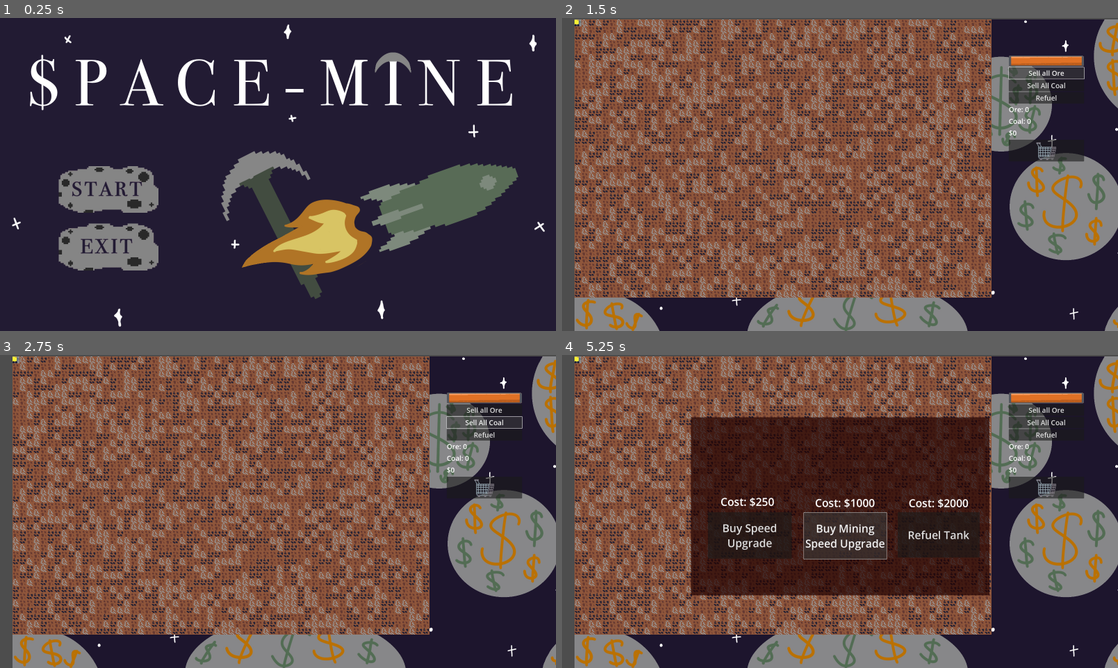
Above: before the commit, frames 1-4 (two rows, left to right).
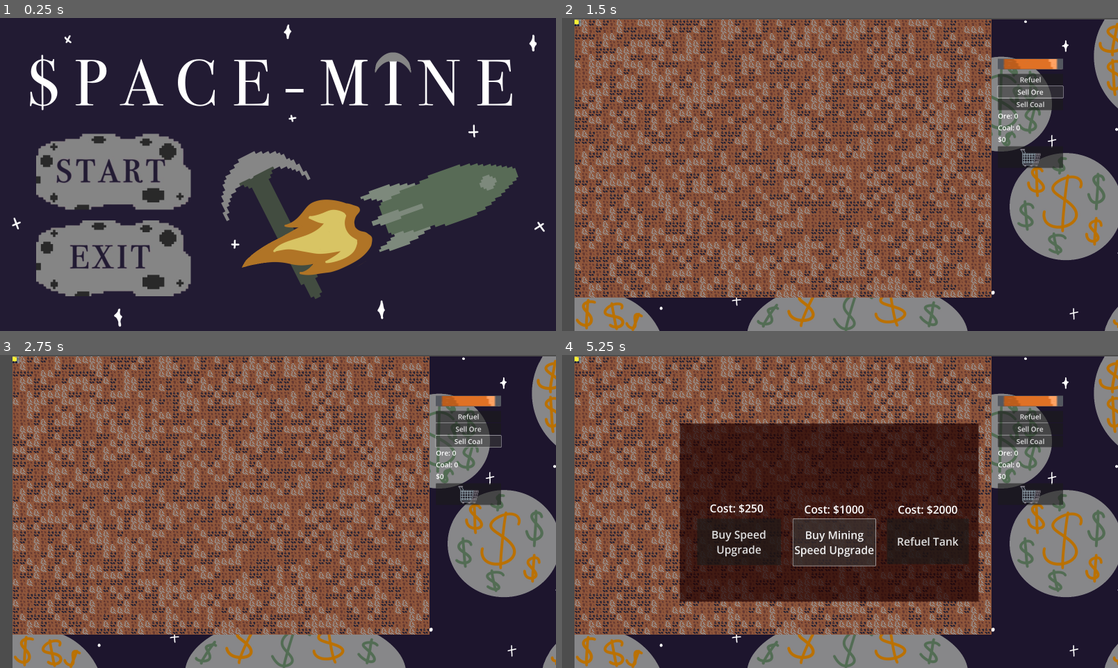
Above: after the commit, the same moments.

Repository: MellifiedRadishes/Space-Mine
Game: Godot game, scene res://main_menu.tscn
Two runs of this game, one before a commit and one after it. Both use one fixed random seed, a clock stepped at 60 frames per second and the inputs below.
Inputs (mouse positions are in pixels of both pictures, inside the frame that each line leads up to; where the layout moved, square brackets give the same spot in the first picture):
- Up to frame 1 (0.25 s): no input
- Up to frame 2 (1.5 s): click (673, 171) [673, 190] at 0.5 s; click "Sell all Ore" (after the commit: "Sell Ore") at 1.25 s
- Up to frame 3 (2.75 s): click "Sell All Coal" (after the commit: "Sell Coal") at 2 s
- Up to frame 4 (5.25 s): click "Refuel" at 2.75 s; click "Cost: $250" at 3.5 s; click "Buy Speed Upgrade" at 4.25 s; click "Buy Mining Speed Upgrade" at 5 s

The runs differ from the first frame. In frame 1, 8.3% of the frame differs, in the area x 6-35%, y 36-89%; in frame 2, 2.0%; in frame 3, 2.0%; in frame 4, 9.4%, in the area x 21-94%, y 12-79%.

Commit message:
fixed main menu and in game ui

Diff:
--- a/DemoScene.tscn
+++ b/DemoScene.tscn
@@ -39,7 +39,7 @@
 coalText = NodePath("../VBoxContainer/CoalText")
 ironText = NodePath("../VBoxContainer/IronText")
 moneyText = NodePath("../VBoxContainer/MoneyText")
-fuelBar = NodePath("../VBoxContainer/Fuelbar")
+fuelBar = NodePath("../Fuelbar")
 sellOreButton = NodePath("../VBoxContainer/SellIron")
 sellCoalButton = NodePath("../VBoxContainer/SellCoal")
 refuelButton = NodePath("../VBoxContainer/Refuel")
@@ -52,22 +52,15 @@
 script = ExtResource("1_pfxyt")
 tileScene = ExtResource("3_8simn")
 
-[node name="VBoxContainer" type="VBoxContainer" parent="."]
-custom_minimum_size = Vector2(0, 30)
+[node name="Fuelbar" type="TextureProgressBar" parent="."]
+custom_minimum_size = Vector2(0, 50)
 layout_mode = 1
 anchors_preset = -1
-anchor_left = 0.784
-anchor_top = 0.124
-anchor_right = 0.92
-anchor_bottom = 0.386
-offset_left = -7.0
-offset_top = -13.0
-offset_right = -8.0
-offset_bottom = -2.0
-
-[node name="Fuelbar" type="TextureProgressBar" parent="VBoxContainer"]
-custom_minimum_size = Vector2(0, 50)
-layout_mode = 2
+offset_left = 2250.0
+offset_top = 180.0
+offset_right = 2300.0
+offset_bottom = 480.0
+rotation = 1.5708
 max_value = 300.0
 step = 5.0
 value = 150.0
@@ -77,20 +70,32 @@
 texture_over = ExtResource("7_amc7c")
 texture_progress = ExtResource("8_ktrvb")
 
-[node name="SellIron" type="Button" parent="VBoxContainer"]
-layout_mode = 2
-theme_override_font_sizes/font_size = 32
-text = "Sell all Ore"
-
-[node name="SellCoal" type="Button" parent="VBoxContainer"]
-layout_mode = 2
-theme_override_font_sizes/font_size = 32
-text = "Sell All Coal"
+[node name="VBoxContainer" type="VBoxContainer" parent="."]
+layout_mode = 1
+anchors_preset = -1
+anchor_right = 1.0
+anchor_bottom = 1.0
+offset_left = 1950.0
+offset_top = 250.0
+offset_right = -310.0
+offset_bottom = -710.0
+grow_horizontal = 2
+grow_vertical = 2
 
 [node name="Refuel" type="Button" parent="VBoxContainer"]
 layout_mode = 2
 theme_override_font_sizes/font_size = 32
 text = "Refuel"
+
+[node name="SellIron" type="Button" parent="VBoxContainer"]
+layout_mode = 2
+theme_override_font_sizes/font_size = 32
+text = "Sell Ore"
+
+[node name="SellCoal" type="Button" parent="VBoxContainer"]
+layout_mode = 2
+theme_override_font_sizes/font_size = 32
+text = "Sell Coal"
 
 [node name="IronText" type="RichTextLabel" parent="VBoxContainer"]
 custom_minimum_size = Vector2(0, 50)
--- a/GameOver.tscn
+++ b/GameOver.tscn
@@ -40,5 +40,5 @@
 bbcode_enabled = true
 text = "[center]You made $
 
-And you only have to stay in the inky black void forever!"
+And you have to stay in the inky black void forever!"
 scroll_active = false
--- a/main_menu.tscn
+++ b/main_menu.tscn
@@ -31,10 +31,10 @@
 anchor_top = 0.75
 anchor_right = 0.106
 anchor_bottom = 0.807
-offset_left = -0.360001
-offset_top = -398.84
-offset_right = 458.64
-offset_bottom = 0.160034
+offset_left = -105.36
+offset_top = -547.0
+offset_right = 607.64
+offset_bottom = 117.92
 grow_vertical = 0
 theme_override_constants/separation = 50
 
